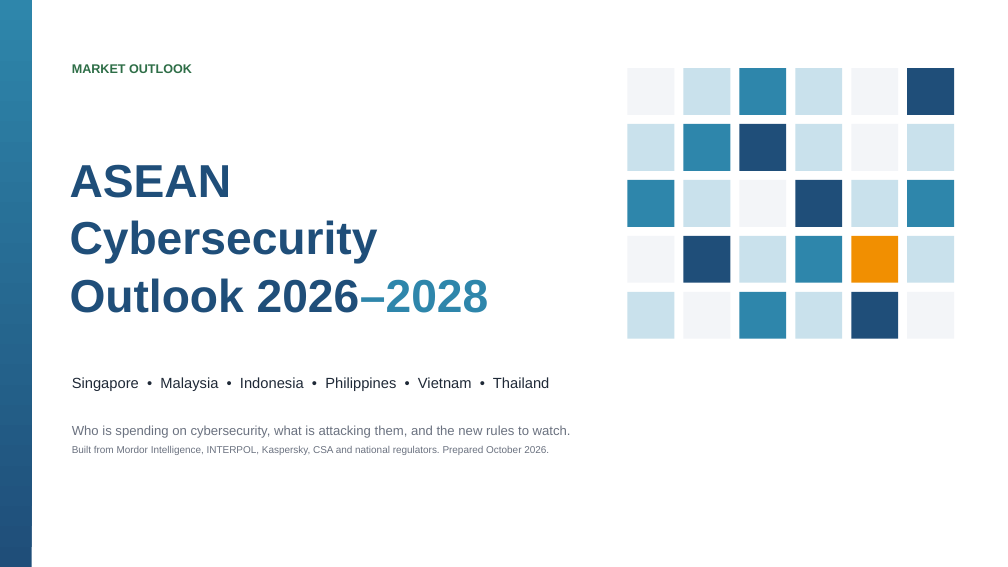
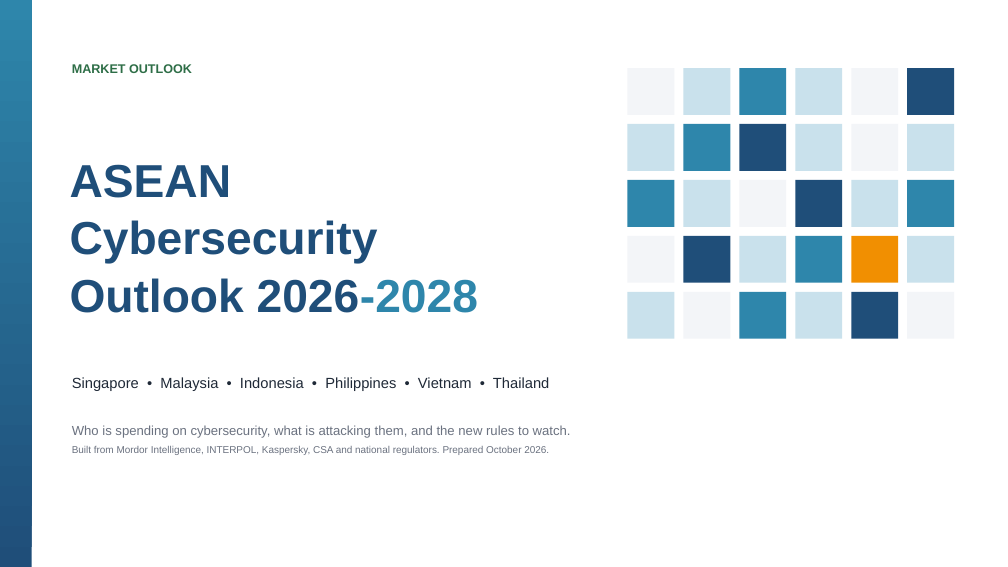
Before and after one commit to ainunizhar/ASEAN-Cybersecurity-Market-Outlook, a slide deck: slide 1 of ASEAN_Cybersecurity_Outlook_2026-2028.pptx. Drawn at 1008x567 pixels with LibreOffice and Linux fonts; fonts in the diff are those of the drawing. Boxes give left, top, right and bottom in pixels: in the first picture for what was removed or moved away, otherwise in the second. Text is boxed around its words. In the diff, an @@ line names an element or a change of style, - is before the commit and + after.

```diff
--- a/ASEAN_Cybersecurity_Outlook_2026-2028.pptx
+++ b/ASEAN_Cybersecurity_Outlook_2026-2028.pptx
@@ text at <box>70,278,478,313</box>: text changed @@
-Outlook 2026–2028
+Outlook 2026-2028
```
Also in this commit, not shown: 14 other slides changed, 10 other files.
